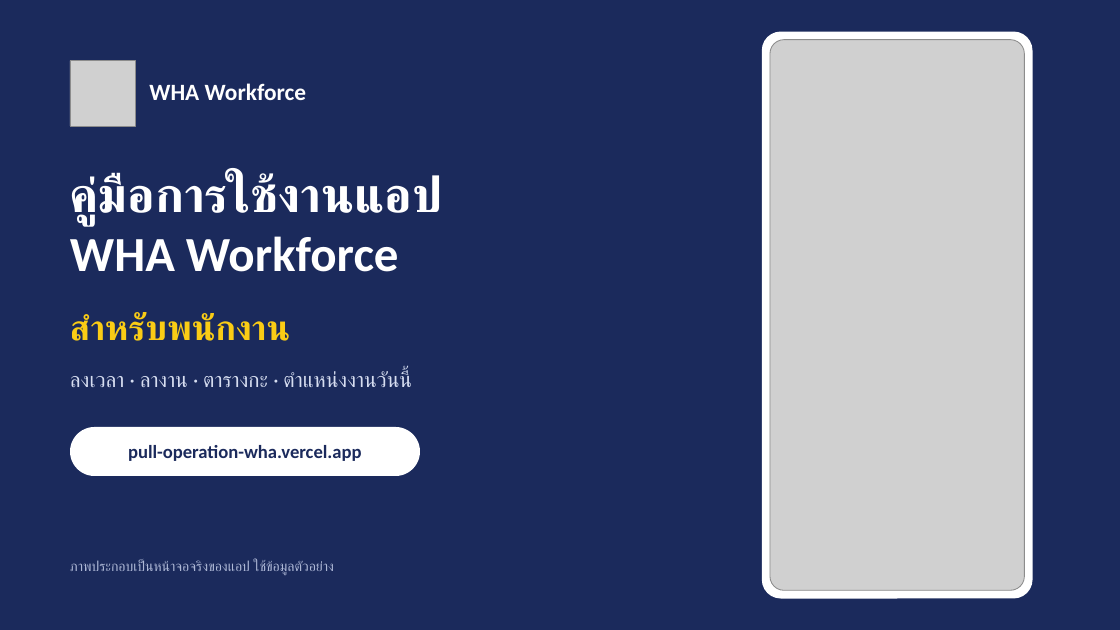
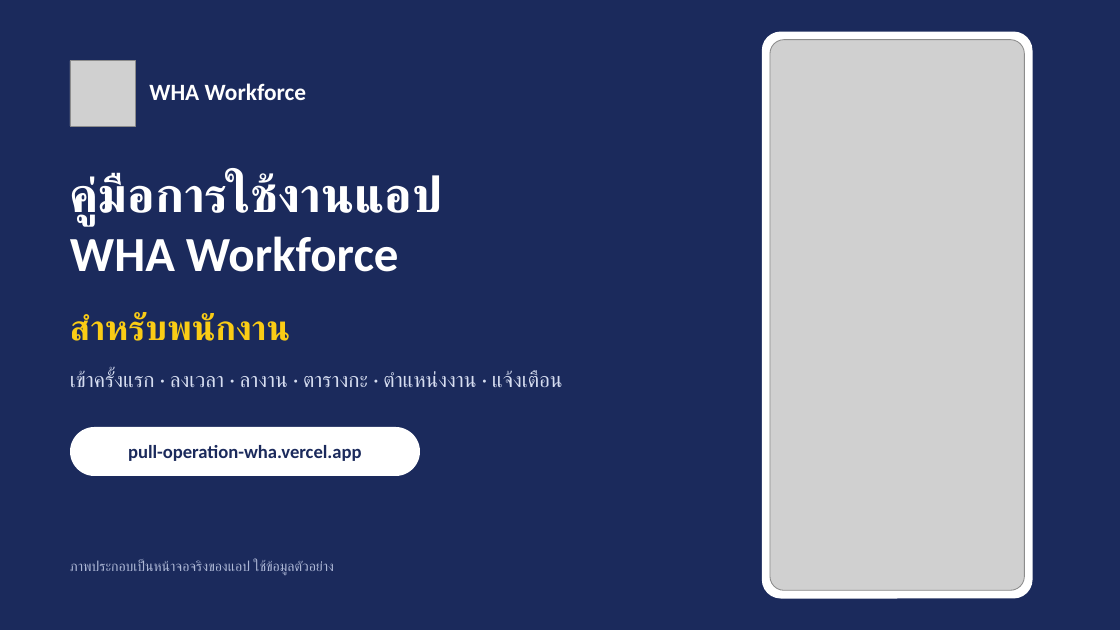
Before and after one commit to pcgwarehouse5-pixel/pull-operation-wha, a slide deck: slide 1 of docs/คู่มือการใช้งานแอป-พนักงาน.pptx. Drawn at 1120x630 pixels with LibreOffice and Linux fonts; fonts in the diff are those of the drawing; grey boxes stand for pictures. Boxes give left, top, right and bottom in pixels: in the first picture for what was removed or moved away, otherwise in the second. Text is boxed around its words. In the diff, an @@ line names an element or a change of style, - is before the commit and + after.

```diff
--- a/docs/คู่มือการใช้งานแอป-พนักงาน.pptx
+++ b/docs/คู่มือการใช้งานแอป-พนักงาน.pptx
@@ text at [70,370,563,387]: text changed @@
-ลงเวลา · ลางาน · ตารางกะ · ตำแหน่งงานวันนี้
+เข้าครั้งแรก · ลงเวลา · ลางาน · ตารางกะ · ตำแหน่งงาน · แจ้งเตือน
```
Also in this commit, not shown: 7 other slides changed, 2 slides added.
